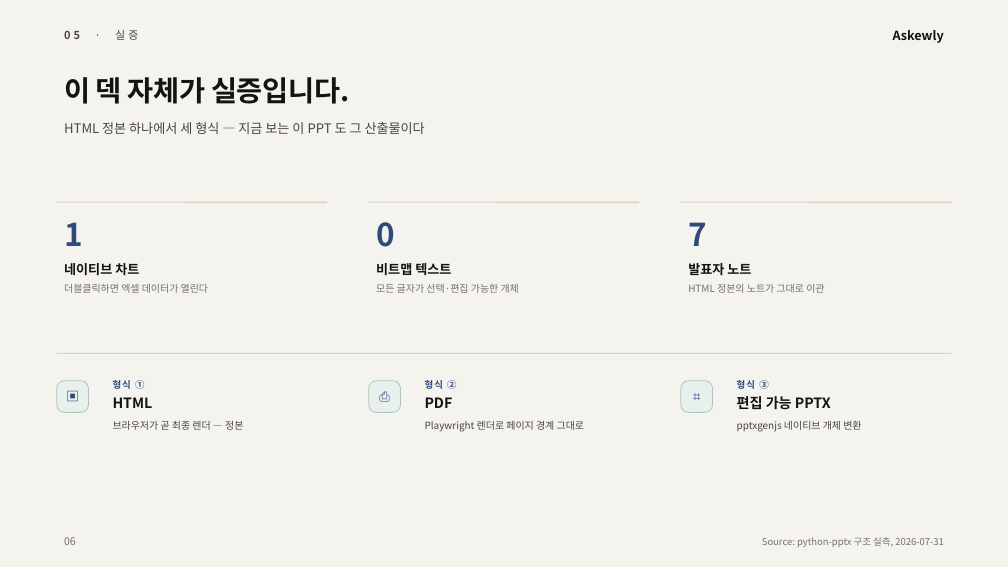
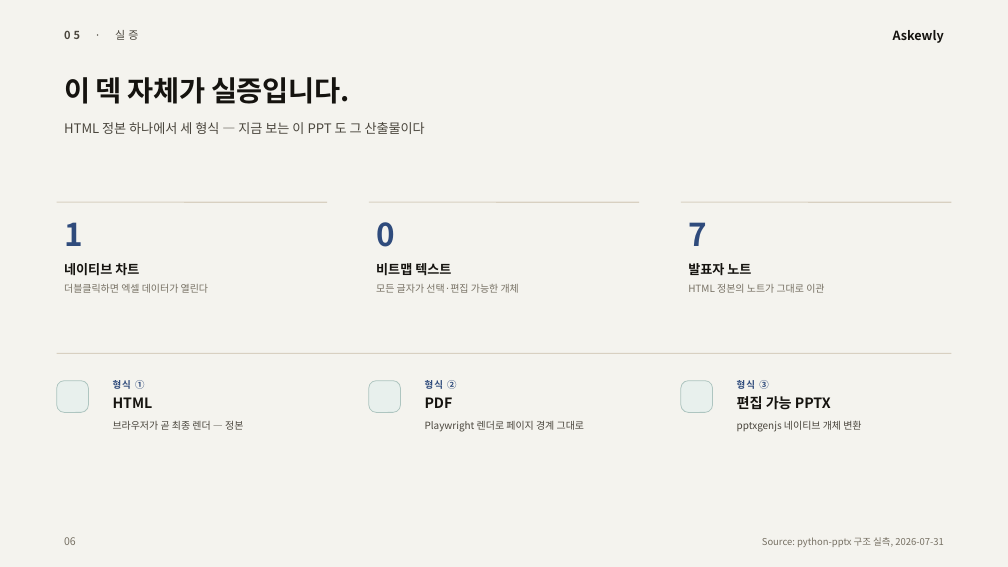
Before and after one commit to lumatic2/ui-dictionary, a slide deck: slide 6 of decks/askewly-design-intro/export/askewly-design-intro.bespoke.pptx. Drawn at 1008x567 pixels with LibreOffice and Linux fonts; fonts in the diff are those of the drawing; background and template pictures are left out. Boxes give left, top, right and bottom in pixels: in the first picture for what was removed or moved away, otherwise in the second. Text is boxed around its words. In the diff, an @@ line names an element or a change of style, - is before the commit and + after.

```diff
--- a/decks/askewly-design-intro/export/askewly-design-intro.bespoke.pptx
+++ b/decks/askewly-design-intro/export/askewly-design-intro.bespoke.pptx
@@ text removed at [57, 381, 88, 413] @@
-▣
@@ text removed at [369, 381, 401, 413] @@
-⎙
@@ text removed at [681, 381, 713, 413] @@
-⌗
```
Also in this commit, not shown: 4 other slides changed, 13 other files.
